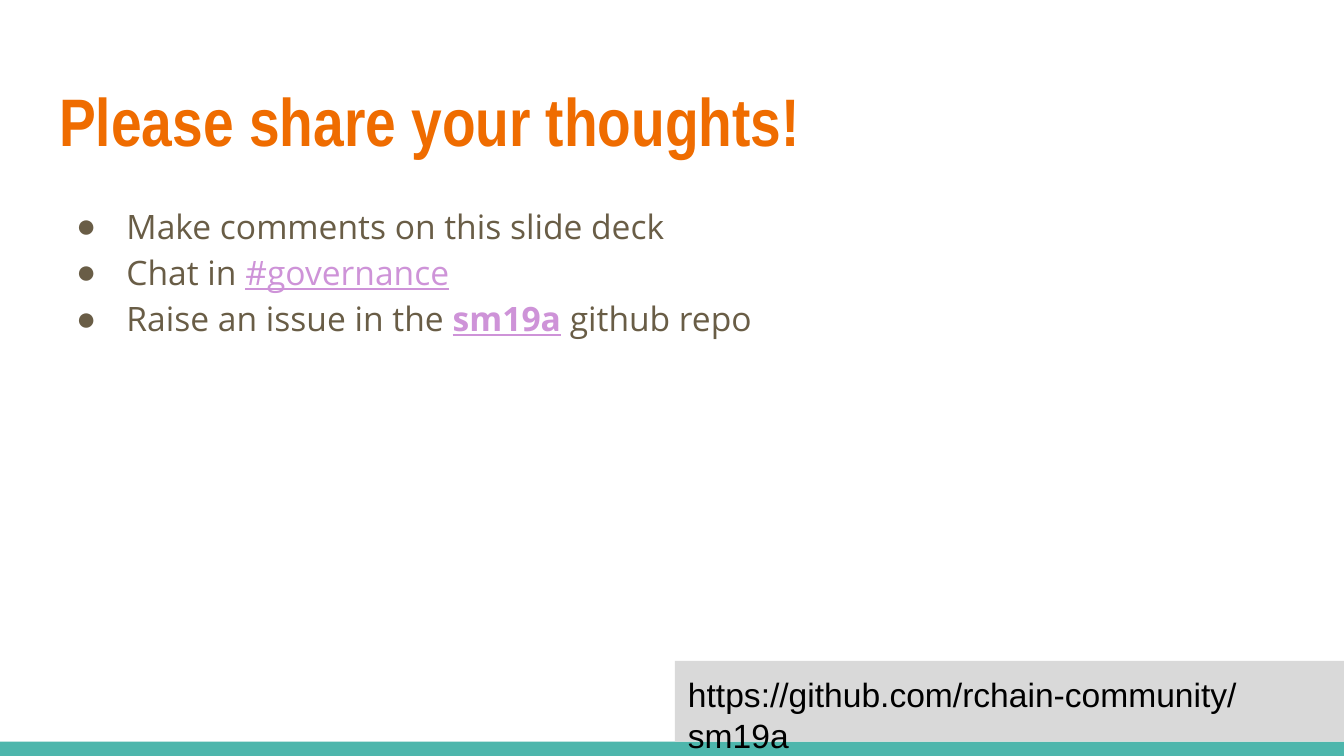
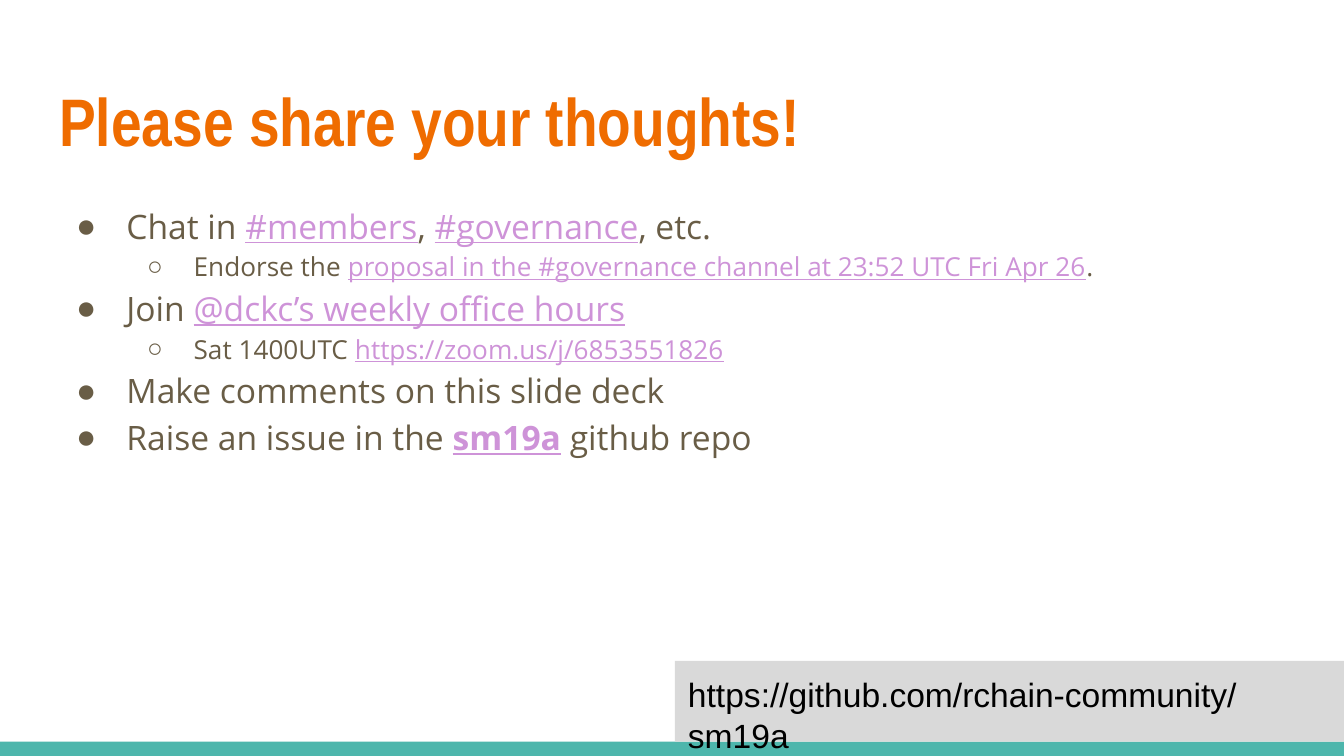
Before and after one commit to rchain-community/sm19a, a slide deck: slide 14 of sm19a-meeting-notes.odp (slide 3 before the commit). Drawn at 1344x756 pixels with LibreOffice and Linux fonts; fonts in the diff are those of the drawing. Boxes give left, top, right and bottom in pixels: in the first picture for what was removed or moved away, otherwise in the second. Text is boxed around its words. In the diff, an @@ line names an element or a change of style, - is before the commit and + after.

```diff
--- a/sm19a-meeting-notes.odp
+++ b/sm19a-meeting-notes.odp
@@ text at [126, 213, 1093, 365]: paragraphs added @@
+● Chat in #members, #governance, etc.
+  ○ Endorse the proposal in the #governance channel at 23:52 UTC Fri Apr 26.
+● Join @dckc’s weekly office hours
+  ○ Sat 1400UTC https://zoom.us/j/6853551826
@@ text at [126, 259, 449, 293]: paragraph removed @@
-● Chat in #governance
```
Also in this commit, not shown: 4 other slides changed, 12 slides added, 1 slide removed, 2 other files.
